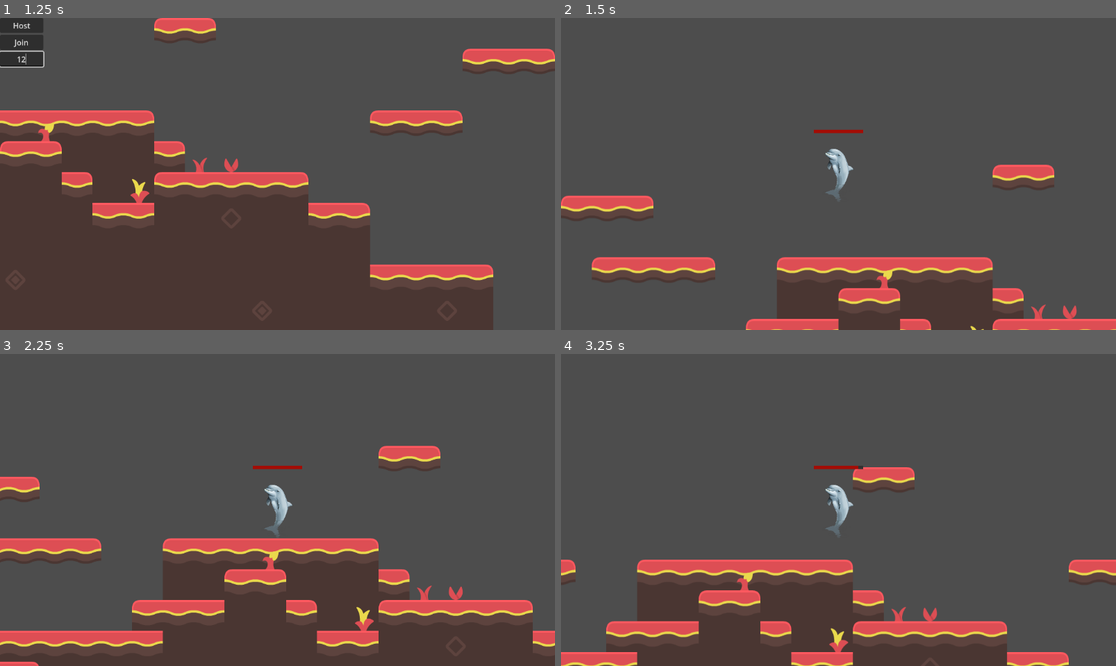
Above: before the commit, frames 1-4 (two rows, left to right).
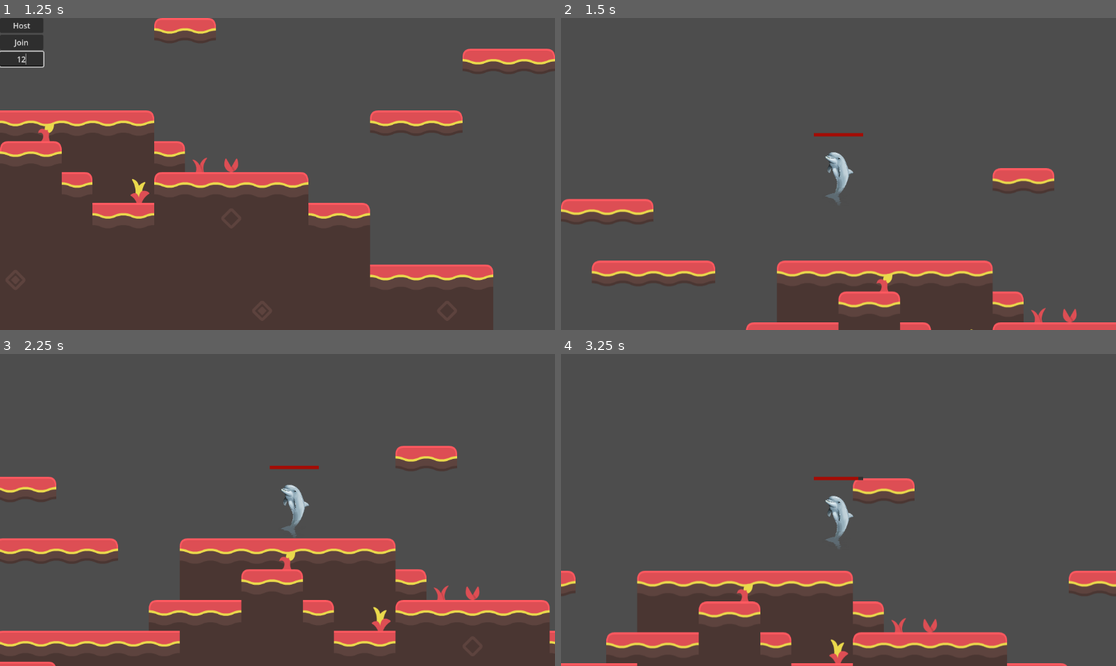
Above: after the commit, the same moments.

Repository: A-vd-E/Eget-spel
Game: Godot game, scene res://scenes/main.tscn
The game is run twice, just before and just after one commit, with the same random seed, the same clock (stepped at 60 frames per second) and the same inputs.
Inputs (mouse positions are in pixels of both pictures, inside the frame that each line leads up to):
- Up to frame 1 (1.25 s): click (22, 58) at 0.52 s; type "12" at 0.6 s
- Up to frame 2 (1.5 s): click "Host" at 1.25 s
- Up to frame 3 (2.25 s): hold D (right) from 2.03 s (still down); tap C (dash) at 2.1 s
- Up to frame 4 (3.25 s): keep holding D (right); tap Space (jump) at 2.27, 3.02 s; tap L (decrease_hp) at 2.85 s

Frame 1 is identical in both runs. In frame 2, 5.7% of the frame differs, in the area x 0-100%, y 35-100%; in frame 3, 7.7%; in frame 4, 13%.

Commit message:
Added working hitboxes that synchronize across player. Now just need to fix health

Diff:
--- a/scenes/hitbox.tscn
+++ b/scenes/hitbox.tscn
@@ -1,7 +1,7 @@
 [gd_scene format=3 uid="uid://dc7a3k21uhv4r"]
 
 [sub_resource type="GDScript" id="GDScript_x6lip"]
-script/source = "class_name Hitbox2
+script/source = "class_name Hitbox
 extends Area2D
 
 @export var attacker_dmg: int
@@ -41,11 +41,19 @@
 
 "
 
-[sub_resource type="CircleShape2D" id="CircleShape2D_x6lip"]
-radius = 1505.2605
+[sub_resource type="CircleShape2D" id="CircleShape2D_0vdsg"]
+radius = 67.00746
+
+[sub_resource type="SceneReplicationConfig" id="SceneReplicationConfig_0vdsg"]
+properties/0/path = NodePath(".:global_position")
+properties/0/spawn = true
+properties/0/replication_mode = 1
 
 [node name="Hitbox" type="Area2D" unique_id=2116740723]
 script = SubResource("GDScript_x6lip")
 
 [node name="CollisionShape2D" type="CollisionShape2D" parent="." unique_id=1484465355]
-shape = SubResource("CircleShape2D_x6lip")
+shape = SubResource("CircleShape2D_0vdsg")
+
+[node name="MultiplayerSynchronizer" type="MultiplayerSynchronizer" parent="." unique_id=1391329368]
+replication_config = SubResource("SceneReplicationConfig_0vdsg")
--- a/scenes/main.tscn
+++ b/scenes/main.tscn
@@ -38,6 +38,7 @@
 [node name="Players" type="Node2D" parent="." unique_id=1034175516]
 
 [node name="HitboxSpawner" type="MultiplayerSpawner" parent="." unique_id=1319518443]
+_spawnable_scenes = PackedStringArray("uid://dc7a3k21uhv4r")
 spawn_path = NodePath("../Hitboxes")
 
 [node name="Hitboxes" type="Node2D" parent="." unique_id=778308688]
--- a/scenes/player.tscn
+++ b/scenes/player.tscn
@@ -5,6 +5,7 @@
 [ext_resource type="Script" uid="uid://bfby10rmowabc" path="res://scripts/networking/input_multiplayer.gd" id="2_tuyoq"]
 [ext_resource type="Script" uid="uid://ckfc668g0exx2" path="res://scripts/health.gd" id="3_dqkch"]
 [ext_resource type="Script" uid="uid://1h33nmi68q4j" path="res://scripts/health_bar.gd" id="4_qlg0r"]
+[ext_resource type="Script" uid="uid://csf0ypjefua5c" path="res://scripts/attack_ability.gd" id="7_fjrip"]
 
 [sub_resource type="SceneReplicationConfig" id="SceneReplicationConfig_tuyoq"]
 properties/0/path = NodePath(".:player_id")
@@ -31,22 +32,18 @@
 [sub_resource type="RectangleShape2D" id="RectangleShape2D_g2els"]
 size = Vector2(871.4285, 1614.2856)
 
-[sub_resource type="GDScript" id="GDScript_qlg0r"]
-script/source = "class_name Hurtbox extends Area2D
-
-@onready var owner_health: Node2D = get_parent()
-
-func _ready() -> void:
-	monitoring = false
-	monitorable = true
-
-	set_collision_layer_value(1, true)
-	set_collision_mask_value(1, true)
+[sub_resource type="GDScript" id="GDScript_tuyoq"]
+script/source = "extends Node
 
 
-func receive_hit(damage: int) -> void:
-	owner_health.take_damage(damage)
-	print(owner_health.get_parent().name + \"took damage\")
+# Called when the node enters the scene tree for the first time.
+func _ready() -> void:
+	pass # Replace with function body.
+
+
+# Called every frame. 'delta' is the elapsed time since the previous frame.
+func _process(delta: float) -> void:
+	pass
 "
 
 [sub_resource type="RectangleShape2D" id="RectangleShape2D_qlg0r"]
@@ -89,15 +86,16 @@
 wait_time = 0.5
 
 [node name="Camera2D" type="Camera2D" parent="." unique_id=452903423]
+position_smoothing_enabled = true
 position_smoothing_speed = 9.0
 
-[node name="Health" type="Node2D" parent="." unique_id=1504426426]
+[node name="HealthComponent" type="Node2D" parent="." unique_id=1504426426]
 script = ExtResource("3_dqkch")
 
-[node name="Hurtbox" type="Area2D" parent="Health" unique_id=1690071242]
-script = SubResource("GDScript_qlg0r")
+[node name="Hurtbox" type="Area2D" parent="HealthComponent" unique_id=1690071242]
+script = SubResource("GDScript_tuyoq")
 
-[node name="HurtboxCollisionShape2D" type="CollisionShape2D" parent="Health/Hurtbox" unique_id=1133688344]
+[node name="HurtboxCollisionShape2D" type="CollisionShape2D" parent="HealthComponent/Hurtbox" unique_id=1133688344]
 position = Vector2(7.1428432, 35.71429)
 shape = SubResource("RectangleShape2D_qlg0r")
 
@@ -110,8 +108,15 @@
 theme_override_styles/fill = SubResource("StyleBoxFlat_qlg0r")
 show_percentage = false
 script = ExtResource("4_qlg0r")
-health = NodePath("../Health")
+health = NodePath("../HealthComponent")
+
+[node name="AttackComponent" type="Node2D" parent="." unique_id=759640053]
+script = ExtResource("7_fjrip")
+
+[node name="attack_again_timer" type="Timer" parent="AttackComponent" unique_id=741379165]
+wait_time = 0.6
 
 [connection signal="timeout" from="InputSynchronizer/jump_buffer_timer" to="InputSynchronizer" method="_on_jump_buffer_timer_timeout"]
 [connection signal="timeout" from="dash_timer" to="." method="_on_dash_timer_timeout"]
 [connection signal="timeout" from="dash_again_timer" to="." method="_on_dash_again_timer_timeout"]
+[connection signal="timeout" from="AttackComponent/attack_again_timer" to="AttackComponent" method="_on_attack_again_timer_timeout"]
--- /dev/null
+++ b/scripts/attack_ability.gd
@@ -0,0 +1,30 @@
+extends Node2D
+
+const HitboxScene = preload("res://scenes/hitbox.tscn")
+
+@onready var hitbox_container: Node2D = get_tree().current_scene.get_node("Hitboxes")
+
+
+var can_attack := true
+var offset = Vector2(40, 0)
+var owner_node
+#var direction
+
+
+func attack():
+
+	if can_attack:
+
+		var hitbox = HitboxScene.instantiate()
+		hitbox_container.add_child(hitbox)
+		#if direction:
+			#offset.x *= -1
+
+		owner_node = get_parent()
+		hitbox.setup(20, 0.2, owner_node, offset)
+		can_attack = false
+		$attack_again_timer.start()
+
+
+func _on_attack_again_timer_timeout() -> void:
+	can_attack = true
--- /dev/null
+++ b/scripts/hitbox.gd
@@ -0,0 +1,46 @@
+class_name Hitbox2
+extends Area2D
+
+@export var attacker_dmg: int
+@export var hitbox_lifetime: float
+var follow_target: Node2D
+var offset: Vector2
+
+
+@onready var collision_shape: CollisionShape2D = $CollisionShape2D
+
+
+func setup(_attacker_dmg: int, _hitbox_lifetime: float, owner_node: Node2D, _offset: Vector2) -> void:
+		attacker_dmg = _attacker_dmg
+		hitbox_lifetime = _hitbox_lifetime
+
+		follow_target = owner_node
+		offset = _offset
+
+		global_position = follow_target.global_position + offset
+
+		if hitbox_lifetime > 0.0:
+			await get_tree().create_timer(hitbox_lifetime).timeout
+			queue_free()
+
+func _physics_process(delta):
+	if follow_target:
+		global_position = follow_target.global_position + offset
+
+func _ready() -> void:
+	monitorable = false
+	area_entered.connect(_on_area_entered)
+
+	set_collision_layer_value(1, true)
+	set_collision_mask_value(1, true)
+
+func _on_area_entered(area: Area2D) -> void:
+
+	if not multiplayer.is_server():
+		return
+
+	if not area.has_method("receive_hit"):
+		return
+
+
+	area.receive_hit(attacker_dmg)
--- /dev/null
+++ b/scripts/hurtbox.gd
@@ -0,0 +1,11 @@
+extends Node
+
+
+# Called when the node enters the scene tree for the first time.
+func _ready() -> void:
+	pass # Replace with function body.
+
+
+# Called every frame. 'delta' is the elapsed time since the previous frame.
+func _process(delta: float) -> void:
+	pass
--- a/scripts/player_controller.gd
+++ b/scripts/player_controller.gd
@@ -5,6 +5,7 @@
 const DASH_SPEED := 900.0
 
 
+@onready var attack_ability: Node = $AttackComponent
 @onready var input_synchronizer = $InputSynchronizer
 @export var sync_position: Vector2
 @export var sync_velocity: Vector2
@@ -34,7 +35,7 @@
 		#set_multiplayer_authority(name.to_int()) Should be removed
 
 func _ready():
-
+	add_to_group("players")
  	# Only the client player has a camera enabled, so always
 	# follows the playable characther
 	if multiplayer.get_unique_id() == player_id:
Not shown, added: scripts/attack_ability.gd.uid
Not shown, added: scripts/hitbox.gd.uid
Not shown, added: scripts/hurtbox.gd.uid
